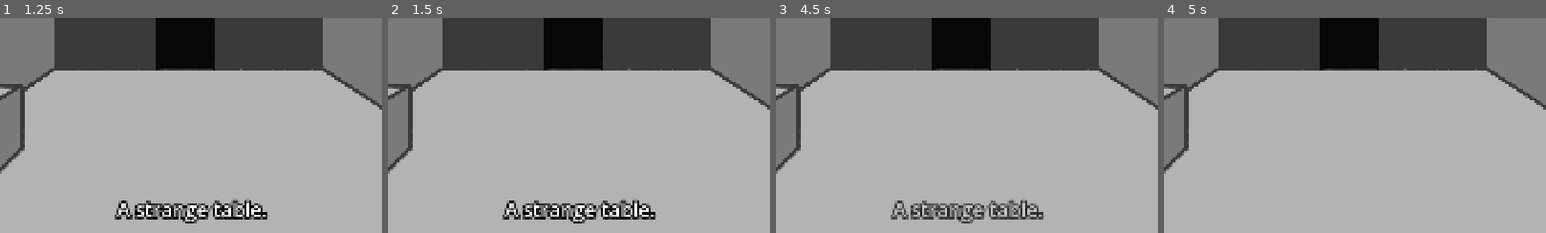
Above: before the commit, frames 1-4 (left to right).
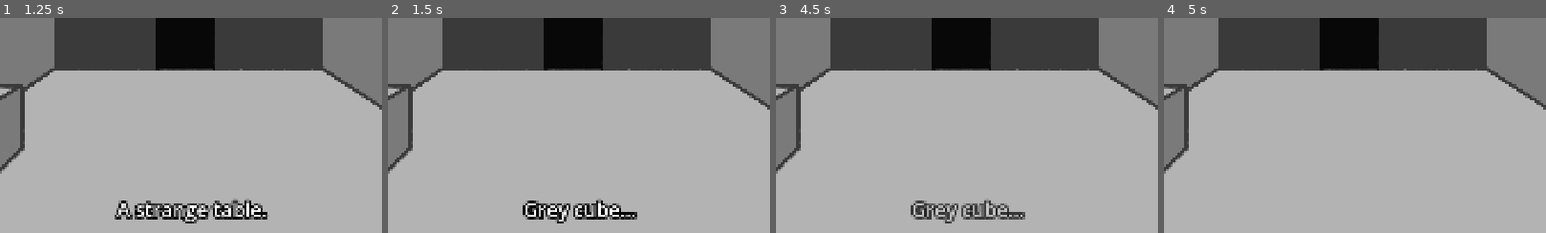
Above: after the commit, the same moments.

Repository: AEther-Frisko/point-n-click-game
Game: Godot game, scene res://shared/scenes/main.tscn
Two runs of this game, one before a commit and one after it. Both use one fixed random seed, a clock stepped at 60 frames per second and the inputs below.
Inputs (mouse positions are % of the whole screen's width and height, from its top left):
- Up to frame 1 (1.25 s): tap Enter at 0.5 s; move the mouse to (15, 81) at 0.52 s; press the mouse at (15, 81) at 0.53 s
- Up to frame 2 (1.5 s): tap Space at 1.25 s; move the mouse to (17, 65) at 1.27 s; release the mouse at (17, 65) at 1.28 s; click (17, 65) at 1.35 s
- Up to frame 3 (4.5 s): tap Enter at 2, 3.5 s; move the mouse to (60, 28) at 2.02 s; press the mouse at (60, 28) at 2.03 s; tap Space at 2.75, 4.25 s; move the mouse to (45, 70) at 2.77 s; release the mouse at (45, 70) at 2.78 s; click (45, 70) at 2.85 s; move the mouse to (80, 65) at 3.52 s; press the mouse at (80, 65) at 3.53 s; move the mouse to (20, 35) at 4.27 s; release the mouse at (20, 35) at 4.28 s; click (20, 35) at 4.35 s
- Up to frame 4 (5 s): no input
The pictures show only the part of the screen within x 25-75%, y 50-100%; the shares and areas given below are measured in that part.

Frame 1 is identical in both runs. In frame 2, 2.5% of the frame differs, in the area x 30-71%, y 84-96%; in frame 3, 2.1%; in frame 4, nothing differs.

Commit message:
added doors and ability to move between rooms

Diff:
--- /dev/null
+++ b/entities/doors/door.gd
@@ -0,0 +1,10 @@
+class_name Door extends Interactable
+
+@export var destination : String
+
+func _ready() -> void:
+	super._ready()
+	add_to_group("doors")
+
+func _on_clicked() -> void:
+	clicked.emit(destination)
--- a/entities/rooms/room.tscn
+++ b/entities/rooms/room.tscn
@@ -5,6 +5,8 @@
 [ext_resource type="Script" uid="uid://dvdndyww02s8t" path="res://entities/props/prop_data.gd" id="3_3rrti"]
 [ext_resource type="Texture2D" uid="uid://boau6tul4tt8g" path="res://entities/props/test_prop_1.png" id="4_wv86s"]
 [ext_resource type="Texture2D" uid="uid://d0udqwdrdcoru" path="res://entities/props/test_prop_2.png" id="5_wv86s"]
+[ext_resource type="Script" uid="uid://dapxy6n44rykv" path="res://entities/doors/door.gd" id="6_pl5rr"]
+[ext_resource type="Script" uid="uid://g6sjksb4ootf" path="res://systems/interaction/clickable_area.gd" id="7_bwubf"]
 
 [sub_resource type="Resource" id="Resource_pl5rr"]
 script = ExtResource("3_3rrti")
@@ -17,6 +19,9 @@
 description = "Grey cube..."
 texture = ExtResource("5_wv86s")
 metadata/_custom_type_script = "uid://dvdndyww02s8t"
+
+[sub_resource type="RectangleShape2D" id="RectangleShape2D_bwubf"]
+size = Vector2(153, 301)
 
 [node name="Room" type="Node2D" unique_id=66319938]
 
@@ -35,3 +40,17 @@
 prop_data = SubResource("Resource_bwubf")
 
 [node name="Doors" type="Node2D" parent="." unique_id=2070332888]
+
+[node name="Door" type="Node2D" parent="Doors" unique_id=494872254]
+position = Vector2(944, 693)
+script = ExtResource("6_pl5rr")
+destination = "room_2"
+metadata/_custom_type_script = "uid://yrbq3bfk1sid"
+
+[node name="ClickableArea" type="Area2D" parent="Doors/Door" unique_id=1652914156]
+script = ExtResource("7_bwubf")
+metadata/_custom_type_script = "uid://g6sjksb4ootf"
+
+[node name="CollisionShape2D" type="CollisionShape2D" parent="Doors/Door/ClickableArea" unique_id=89892307]
+position = Vector2(-1.5, -170.5)
+shape = SubResource("RectangleShape2D_bwubf")
--- /dev/null
+++ b/entities/rooms/room_2.tscn
@@ -0,0 +1,46 @@
+[gd_scene format=3 uid="uid://obdjgcwlvni4"]
+
+[ext_resource type="Texture2D" uid="uid://dwxlt5vwsj8k6" path="res://entities/rooms/test-room.png" id="1_87bpn"]
+[ext_resource type="PackedScene" uid="uid://q57c5k076cra" path="res://entities/props/prop.tscn" id="2_f2dop"]
+[ext_resource type="Script" uid="uid://dvdndyww02s8t" path="res://entities/props/prop_data.gd" id="3_2ahal"]
+[ext_resource type="Texture2D" uid="uid://d0udqwdrdcoru" path="res://entities/props/test_prop_2.png" id="4_e58jg"]
+[ext_resource type="Script" uid="uid://dapxy6n44rykv" path="res://entities/doors/door.gd" id="5_e58jg"]
+[ext_resource type="Script" uid="uid://g6sjksb4ootf" path="res://systems/interaction/clickable_area.gd" id="6_uobik"]
+
+[sub_resource type="Resource" id="Resource_uobik"]
+script = ExtResource("3_2ahal")
+description = "Big cube....."
+texture = ExtResource("4_e58jg")
+metadata/_custom_type_script = "uid://dvdndyww02s8t"
+
+[sub_resource type="RectangleShape2D" id="RectangleShape2D_pncls"]
+size = Vector2(154, 305)
+
+[node name="Room2" type="Node2D" unique_id=1255308850]
+
+[node name="Background" type="Sprite2D" parent="." unique_id=393671033]
+position = Vector2(960, 540)
+texture = ExtResource("1_87bpn")
+
+[node name="Props" type="Node2D" parent="." unique_id=749957006]
+
+[node name="Prop" parent="Props" unique_id=1491848127 instance=ExtResource("2_f2dop")]
+position = Vector2(1351, 774)
+scale = Vector2(1.5, 1.5)
+prop_data = SubResource("Resource_uobik")
+
+[node name="Doors" type="Node2D" parent="." unique_id=679481030]
+
+[node name="Door" type="Node2D" parent="Doors" unique_id=1268574779]
+position = Vector2(944, 698)
+script = ExtResource("5_e58jg")
+destination = "room"
+metadata/_custom_type_script = "uid://dapxy6n44rykv"
+
+[node name="ClickableArea" type="Area2D" parent="Doors/Door" unique_id=139570487]
+script = ExtResource("6_uobik")
+metadata/_custom_type_script = "uid://g6sjksb4ootf"
+
+[node name="CollisionShape2D" type="CollisionShape2D" parent="Doors/Door/ClickableArea" unique_id=937209174]
+position = Vector2(-2, -176.5)
+shape = SubResource("RectangleShape2D_pncls")
--- a/project.godot
+++ b/project.godot
@@ -40,6 +40,7 @@
 
 props="All interactible props in the scene."
 interactables=""
+doors=""
 
 [input]
 
--- a/shared/scenes/main.tscn
+++ b/shared/scenes/main.tscn
@@ -2,7 +2,6 @@
 
 [ext_resource type="Script" uid="uid://c3w4jva14www2" path="res://systems/ui/gui.gd" id="1_1nha7"]
 [ext_resource type="Script" uid="uid://bbsi6eaaa5bob" path="res://systems/interaction/interaction_manager.gd" id="1_n4xtn"]
-[ext_resource type="PackedScene" uid="uid://bbn8venl4g5go" path="res://entities/rooms/room.tscn" id="2_1nha7"]
 
 [node name="Main" type="Node" unique_id=1543907092]
 
@@ -41,6 +40,15 @@
 theme_override_constants/outline_size = 20
 theme_override_font_sizes/font_size = 50
 
+[node name="ScreenFade" type="ColorRect" parent="GUI" unique_id=1620118203]
+modulate = Color(1, 1, 1, 0)
+layout_mode = 1
+anchors_preset = 15
+anchor_right = 1.0
+anchor_bottom = 1.0
+grow_horizontal = 2
+grow_vertical = 2
+color = Color(0, 0, 0, 1)
+
 [node name="World" type="Node2D" parent="." unique_id=931716194]
-
-[node name="Room" parent="World" unique_id=66319938 instance=ExtResource("2_1nha7")]
+unique_name_in_owner = true
--- a/systems/interaction/clickable_area.gd
+++ b/systems/interaction/clickable_area.gd
@@ -1,4 +1,4 @@
-extends Area2D
+class_name ClickableArea extends Area2D
 
 signal clicked()
 
--- a/systems/interaction/interaction_manager.gd
+++ b/systems/interaction/interaction_manager.gd
@@ -4,6 +4,9 @@
 @onready var interactables := get_tree().get_nodes_in_group("interactables")
 
 @onready var gui := %GUI
+@onready var world := %World
+
+var current_room : Node2D
 
 ## All interactables currently being hovered over by the mouse.
 var hovered_areas : Array[Node]
@@ -11,11 +14,12 @@
 ## Cursor [Texture] to load depending on the context.
 @export var cursors := {
 	"Default" : preload("res://shared/images/cursors/cur_default.png"),
-	"Look" : preload("res://shared/images/cursors/cur_look.png")
+	"Look" : preload("res://shared/images/cursors/cur_look.png"),
+	"Walk" : preload("res://shared/images/cursors/cur_walk.png")
 }
 
 func _ready() -> void:
-	set_cursor("Default")
+	load_room("room")
 
 func _process(_delta: float) -> void:
 	# check if all interactables in scene are accounted for
@@ -46,6 +50,8 @@
 	var groups := interactable.get_groups()
 	if groups.has("props"):
 		interactable.clicked.connect(_on_prop_clicked)
+	elif groups.has("doors"):
+		interactable.clicked.connect(_on_door_clicked)
 
 ## Remove an interactable [Node] from [member interactables].
 func remove_interactable(interactable: Node) -> void:
@@ -57,6 +63,8 @@
 	var groups := area.get_groups()
 	if groups.has("props"):
 		set_cursor("Look")
+	elif groups.has("doors"):
+		set_cursor("Walk")
 
 ## Removes an area [Node] from [member hovered_areas] and updates the cursor if necessary.
 func remove_hovered_area(area: Node) -> void:
@@ -68,5 +76,33 @@
 func set_cursor(new_cursor: String) -> void:
 	Input.set_custom_mouse_cursor(cursors[new_cursor])
 
+## Clears tracked [member interactables] and [member hovered_areas].
+func reset_interactables() -> void:
+	interactables.clear()
+	hovered_areas.clear()
+	set_cursor("Default")
+
+# might move the room loading/unloading into a separate manager later
+# since it's not directly interaction-related
+## Unloads the [member current_room] from the [SceneTree].
+func unload_room() -> void:
+	if is_instance_valid(current_room):
+		current_room.queue_free()
+	reset_interactables()
+	current_room = null
+
+func load_room(destination: String) -> void:
+	unload_room()
+	var room_path := "res://entities/rooms/%s.tscn" % destination
+	var new_room = load(room_path)
+	if new_room:
+		current_room = new_room.instantiate()
+		world.add_child(current_room)
+
 func _on_prop_clicked(desc: String) -> void:
 	gui.display_description(desc)
+
+func _on_door_clicked(destination: String) -> void:
+	gui.transition_screen()
+	await gui.verify_tweened_node(gui.screen_fade)
+	load_room(destination)
--- a/systems/ui/gui.gd
+++ b/systems/ui/gui.gd
@@ -1,28 +1,36 @@
 extends Control
 
 @onready var text_display: Label = %TextDisplay
+@onready var screen_fade: ColorRect = $ScreenFade
+
+var fade_timer: Timer
+
+signal tween_finished(node: CanvasItem)
 
 func _ready() -> void:
 	# text display is invisible until needed
 	text_display.set_modulate(Color.TRANSPARENT)
+	screen_fade.set_modulate(Color.TRANSPARENT)
+	screen_fade.visible = false
+
+	# create timer for fade effects
+	fade_timer = Timer.new()
+	fade_timer.name = "FadeTimer"
+	add_child(fade_timer)
 
 ## Uses the modulate property on a [CanvasItem] to tween between its current colour
 ## and the specified [param fade_color] (i.e. [constant Color.TRANSPARENT] makes the node fade out
 ## until it is invisible).
 func fade_node(node: CanvasItem, fade_color: Color, fade_duration: float) -> void:
 	var tween = get_tree().create_tween()
+	tween.finished.connect(_on_tween_finished.bind(node))
 	tween.tween_property(node, "modulate", fade_color, fade_duration)
+
+func _on_tween_finished(node: CanvasItem) -> void:
+	tween_finished.emit(node)
 
 ## Displays input description text to the screen for a limited time.
 func display_description(desc: String) -> void:
-	# timer configuration
-	# should only create a timer if one doesn't exist
-	var fade_timer = get_node_or_null("FadeTimer")
-	if fade_timer == null:
-		fade_timer = Timer.new()
-		fade_timer.name = "FadeTimer"
-		add_child(fade_timer)
-
 	# display text
 	text_display.text = desc
 	fade_node(text_display, Color.WHITE, 0.25)
@@ -32,3 +40,23 @@
 
 	# hide text
 	fade_node(text_display, Color.TRANSPARENT, 0.5)
+
+## Fades screen to black, resets text display, then fades back
+func transition_screen() -> void:
+	fade_timer.stop()
+	text_display.modulate = Color.TRANSPARENT
+
+	screen_fade.visible = true
+	fade_node(screen_fade, Color.WHITE, 0.5)
+
+	await verify_tweened_node(screen_fade)
+
+	fade_node(screen_fade, Color.TRANSPARENT, 0.5)
+	await tween_finished
+	screen_fade.visible = false
+
+## awaits tween completion until the right [member node] triggers it.
+func verify_tweened_node(node: CanvasItem) -> void:
+	var tweened_node = await tween_finished
+	if tweened_node != node:
+		await verify_tweened_node(node)
Not shown, added: entities/doors/door.gd.uid
